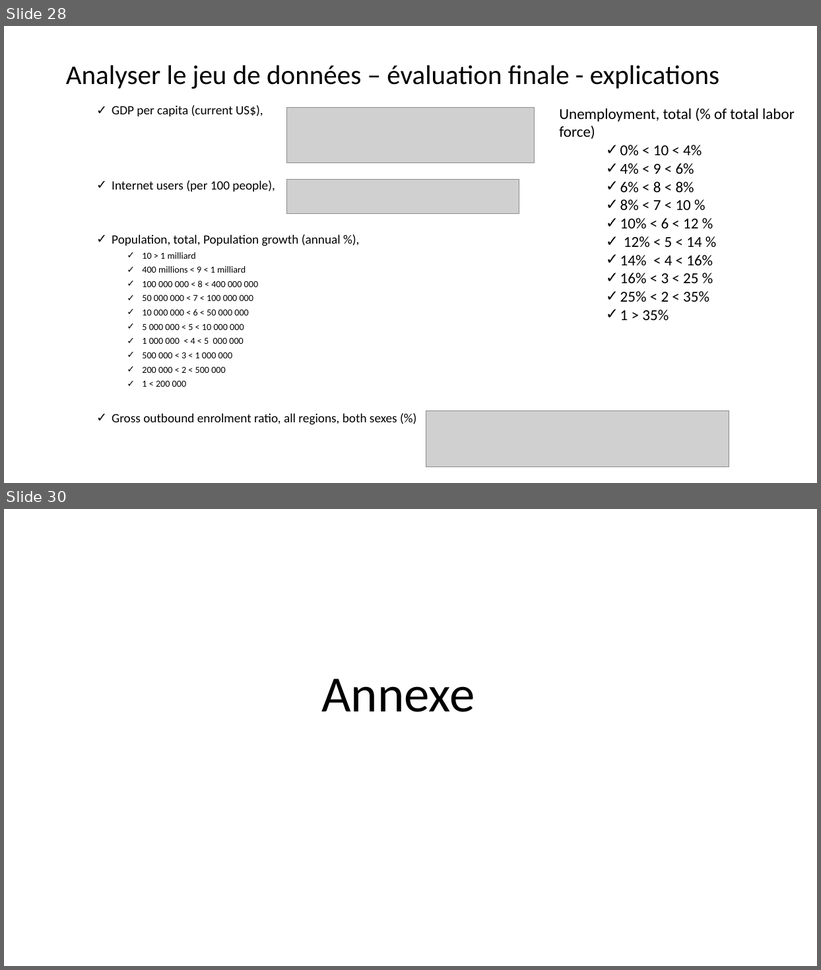
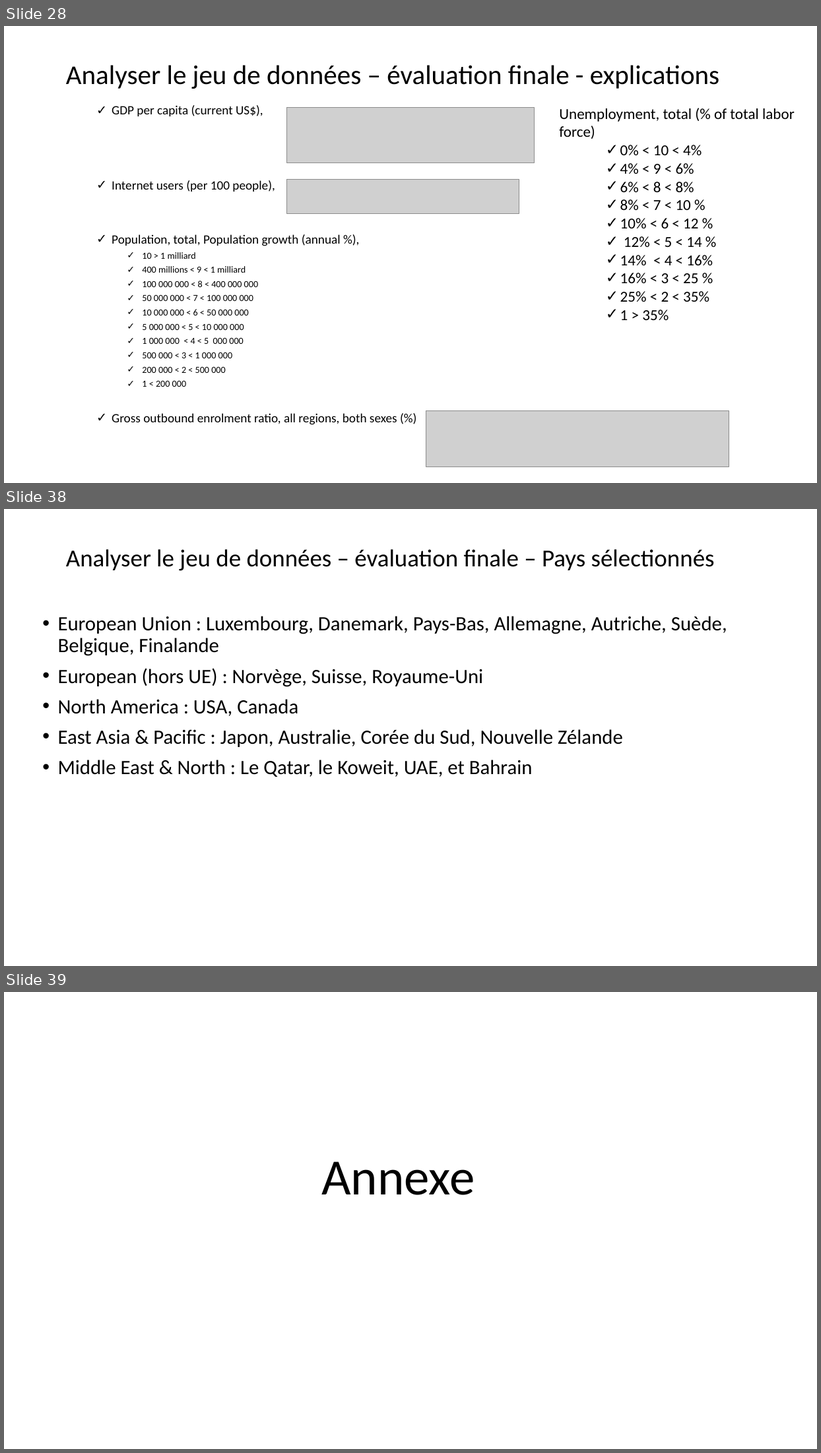
Before and after one commit to ludovic-source/Data_scientist_formation, a slide deck: livrables/Projet_2_presentation_Ludovic_Chimier.pptx. Shown one above the other, each under a label of ours: slides 28 and 30 before the commit, slides 28, 38 and 39 after it; the slides between them are not shown. The pictures are 821x970 and 821x1453 pixels, drawn with LibreOffice and Linux fonts; fonts in the diff are those of the drawing; grey boxes stand for pictures. Boxes give left, top, right and bottom in pixels: in the first picture for what was removed or moved away, otherwise in the second. Text is boxed around its words. In the diff, an @@ line names an element or a change of style, - is before the commit and + after.

```diff
--- a/livrables/Projet_2_presentation_Ludovic_Chimier.pptx
+++ b/livrables/Projet_2_presentation_Ludovic_Chimier.pptx
@@ slide 38 added at (x1=4, y1=509, x2=817, y2=966), background #FFFFFF @@
@@ title added at (x1=66, y1=549, x2=715, y2=571), 28.8 pt, text #000000 @@
+Analyser le jeu de données – évaluation finale – Pays sélectionnés
@@ text added at (x1=58, y1=616, x2=727, y2=777), 24 pt, text #000000 @@
+• European Union : Luxembourg, Danemark, Pays-Bas, Allemagne, Autriche, Suède, Belgique, Finalande
+• European (hors UE) : Norvège, Suisse, Royaume-Uni
+• North America : USA, Canada
+• East Asia & Pacific : Japon, Australie, Corée du Sud, Nouvelle Zélande
+• Middle East & North : Le Qatar, le Koweit, UAE, et Bahrain
@@ what was slide 30 is now slide 39 @@
```
Also in this commit, not shown: 2 slides changed, 8 other slides added.
